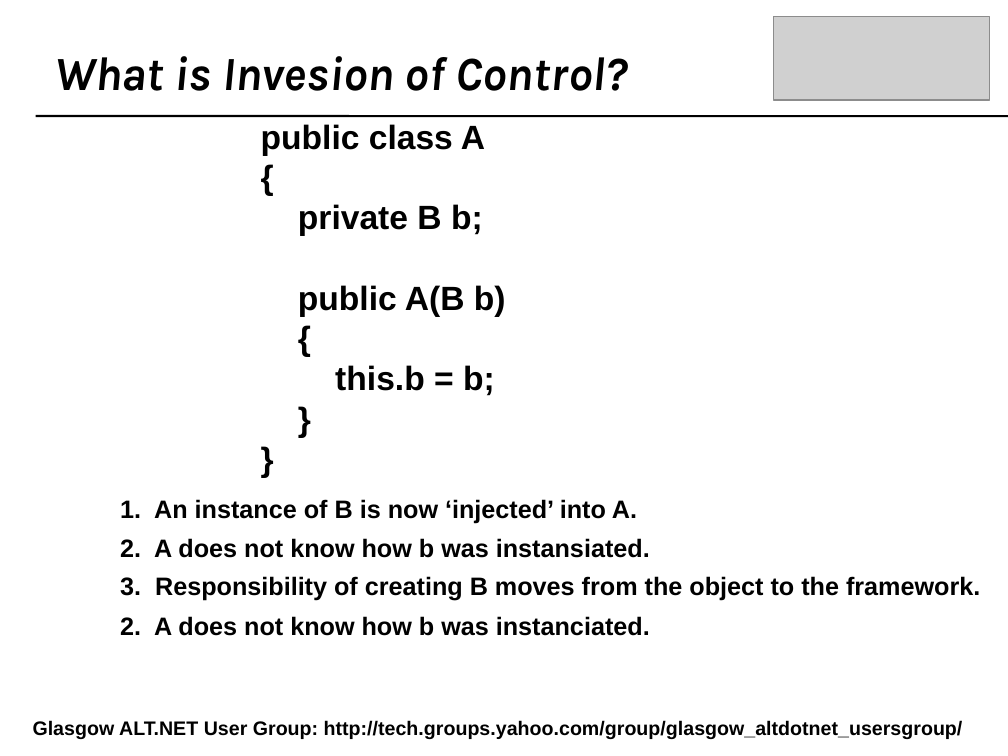
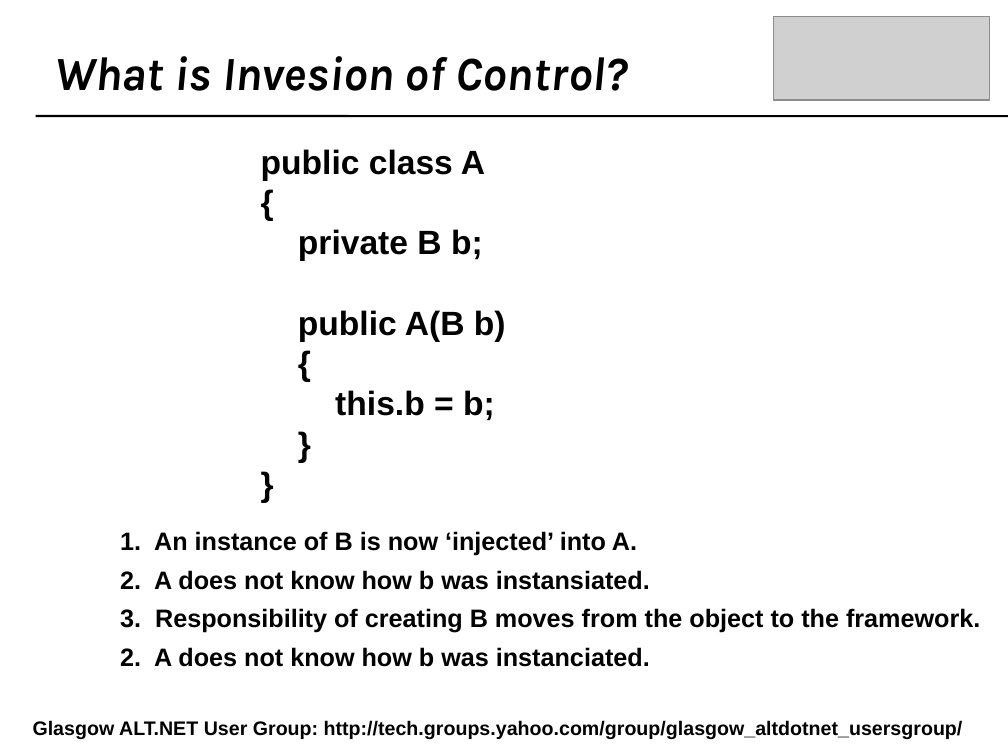
Before and after one commit to craignicol/scotaltdotnet, a slide deck: slide 9 of belfast/IOC-TDD-And Testability.ppt (slide 7 before the commit). Drawn at 1008x756 pixels with LibreOffice and Linux fonts; fonts in the diff are those of the drawing; grey boxes stand for pictures; background and template pictures are left out. Boxes give left, top, right and bottom in pixels: in the first picture for what was removed or moved away, otherwise in the second. Text is boxed around its words. In the diff, an @@ line names an element or a change of style, - is before the commit and + after.

```diff
--- a/belfast/IOC-TDD-And Testability.ppt
+++ b/belfast/IOC-TDD-And Testability.ppt
@@ text "public class A": place and size @@
-text "public class A" at [261, 124, 506, 396]
+text "public class A" at [261, 149, 506, 421]
@@ 4 texts: place and size @@
-4 texts at [120, 499, 980, 636]
+4 texts at [120, 531, 980, 667]
```
Also in this commit, not shown: 1 other slide changed, 4 slides added.
